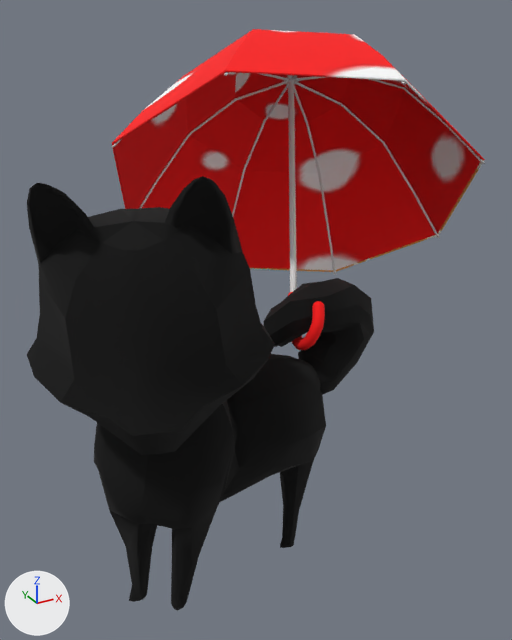
Before and after pictures for a commit that changed the OBJ model ChiBaApp/app/src/main/assets/models/umbrella/umbrella_Frame44.obj.
One viewpoint serves both versions: a 50 mm lens placed at (-4.95, -9.99, 10.01), pointed at (1.38, 1.51, 4.27). The lights are fixed; the arrows at lower left show +X, +Y and +Z. Where no turn or scale is listed for an object, it has been applied to the vertices.

The first picture shows 'umbrella_Frame44'.
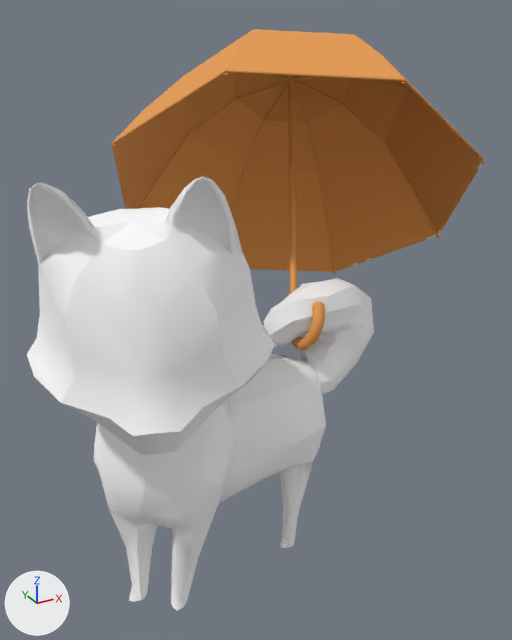
Where the change shows, as pixel boxes [x1, y1, x2, y2] in the pictures (512 x 640 px):
'umbrella_Frame44', recoloured, surface changed
    both: [27, 29, 485, 611]

What the commit changed:
Picture 'chiba.jpg' (img_chiba_jpg) is new.
Material 'newRigging:lambert2SG' (mat_newrigging_lambert2sg) changes colour from black #000000 to white #ffffff; in linear values from (0.0, 0.0, 0.0) to (1.0, 1.0, 1.0).
Material 'Regenschirm:phong3SG' (mat_regenschirm_phong3sg) changes its picture from img_chibaalltextures_jpg to img_chiba_jpg.
